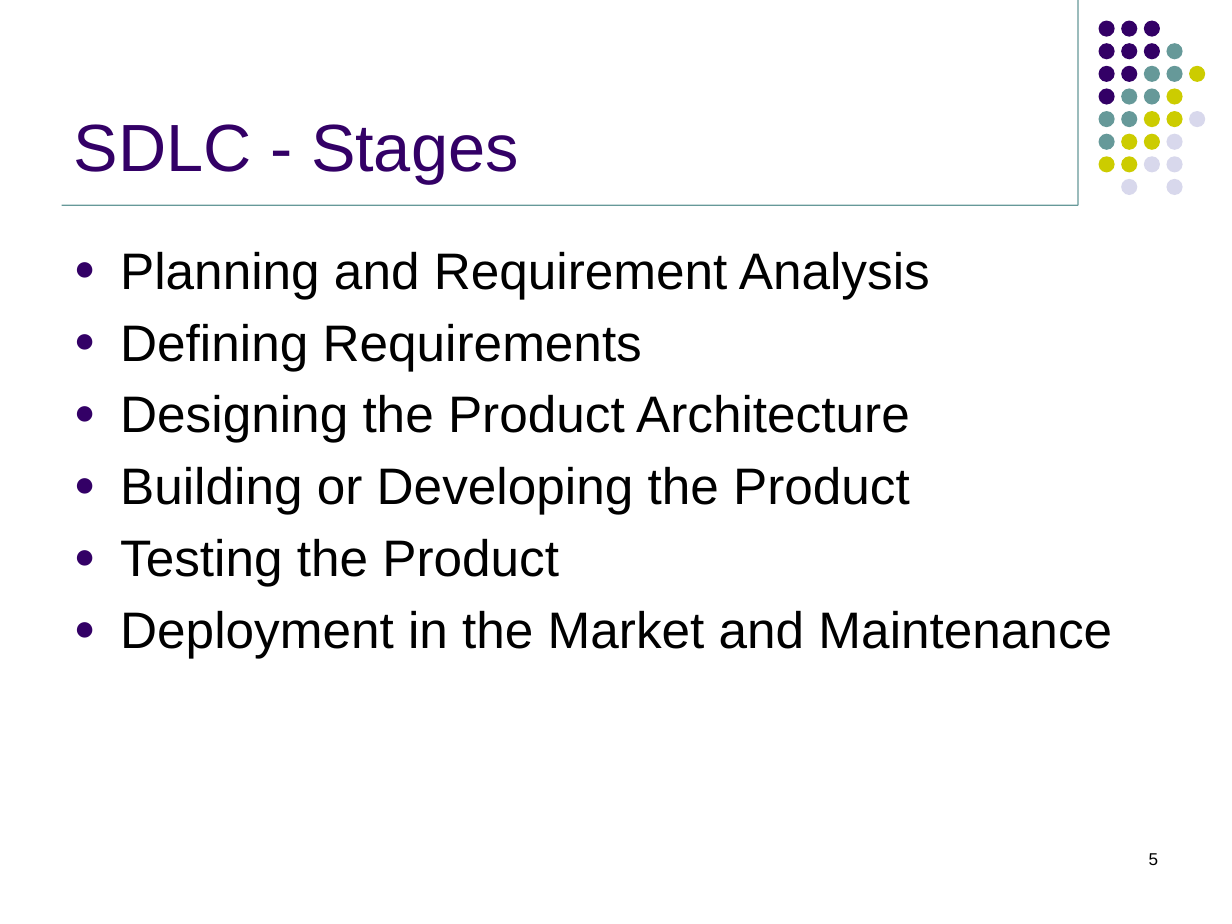
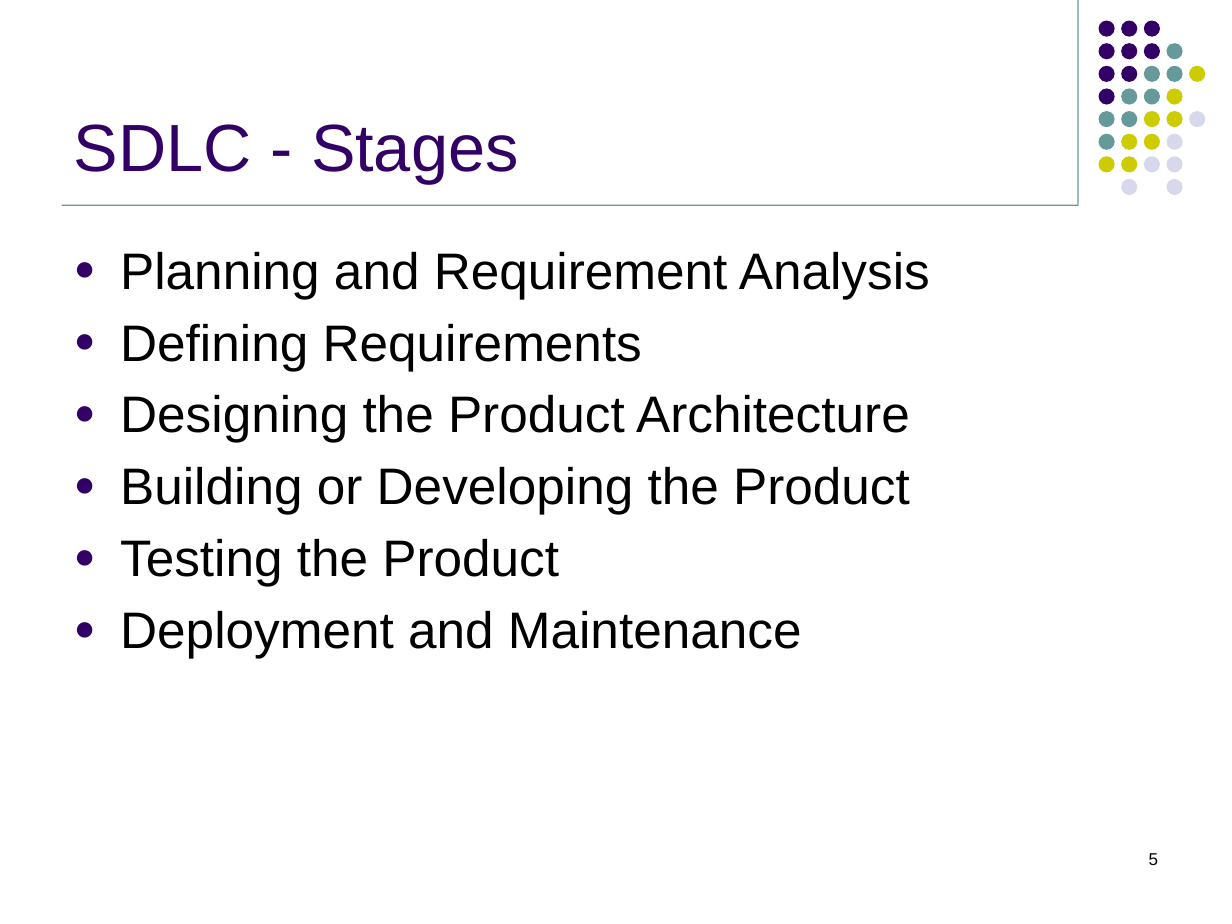
Before and after one commit to jasdhiratrevature/TrainingSlides, a slide deck: slide 5 of SLDC/SDLC.pptx. Drawn at 1232x924 pixels with LibreOffice and Linux fonts; fonts in the diff are those of the drawing; background and template pictures are left out. Boxes give left, top, right and bottom in pixels: in the first picture for what was removed or moved away, otherwise in the second. Text is boxed around its words. In the diff, an @@ line names an element or a change of style, - is before the commit and + after.

Commit message:
updated

```diff
--- a/SLDC/SDLC.pptx
+++ b/SLDC/SDLC.pptx
@@ text at (120, 610, 802, 658): text changed @@
-● Deployment in the Market and Maintenance
+● Deployment and Maintenance
```
Also in this commit, not shown: 16 slides added.
